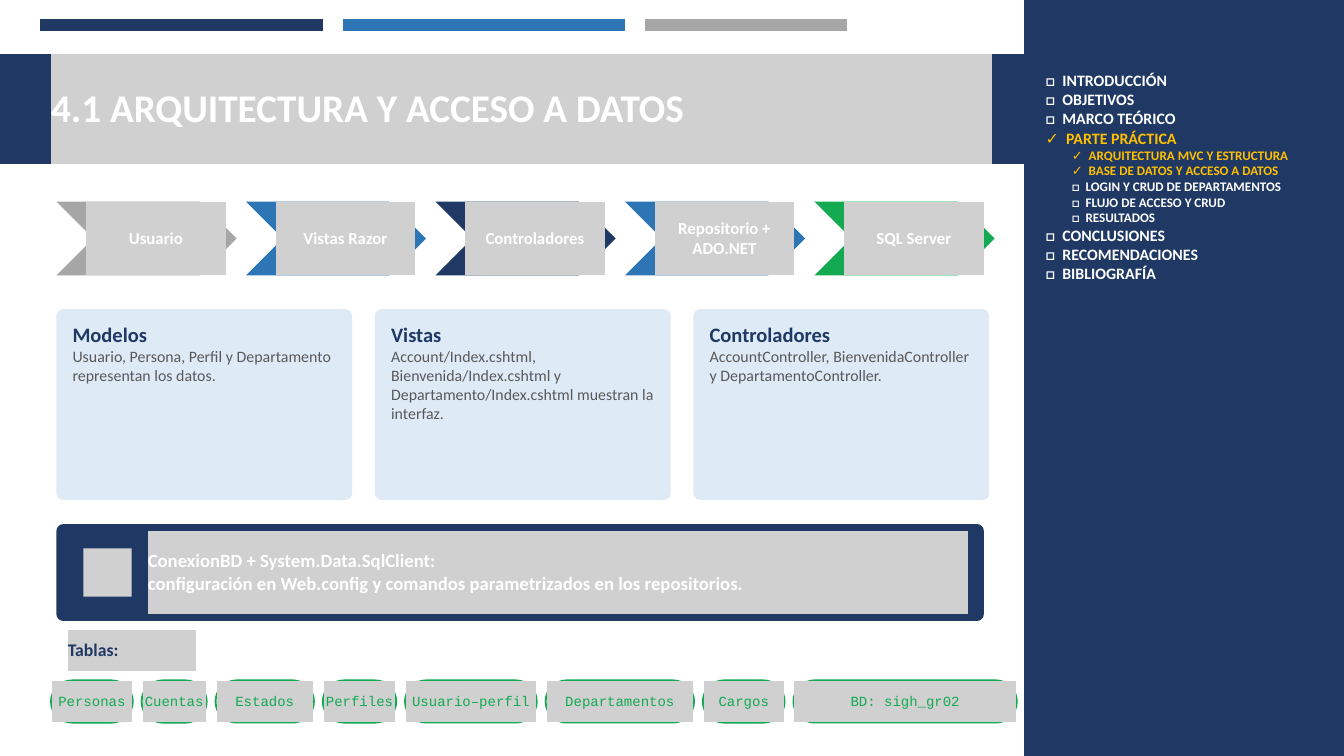
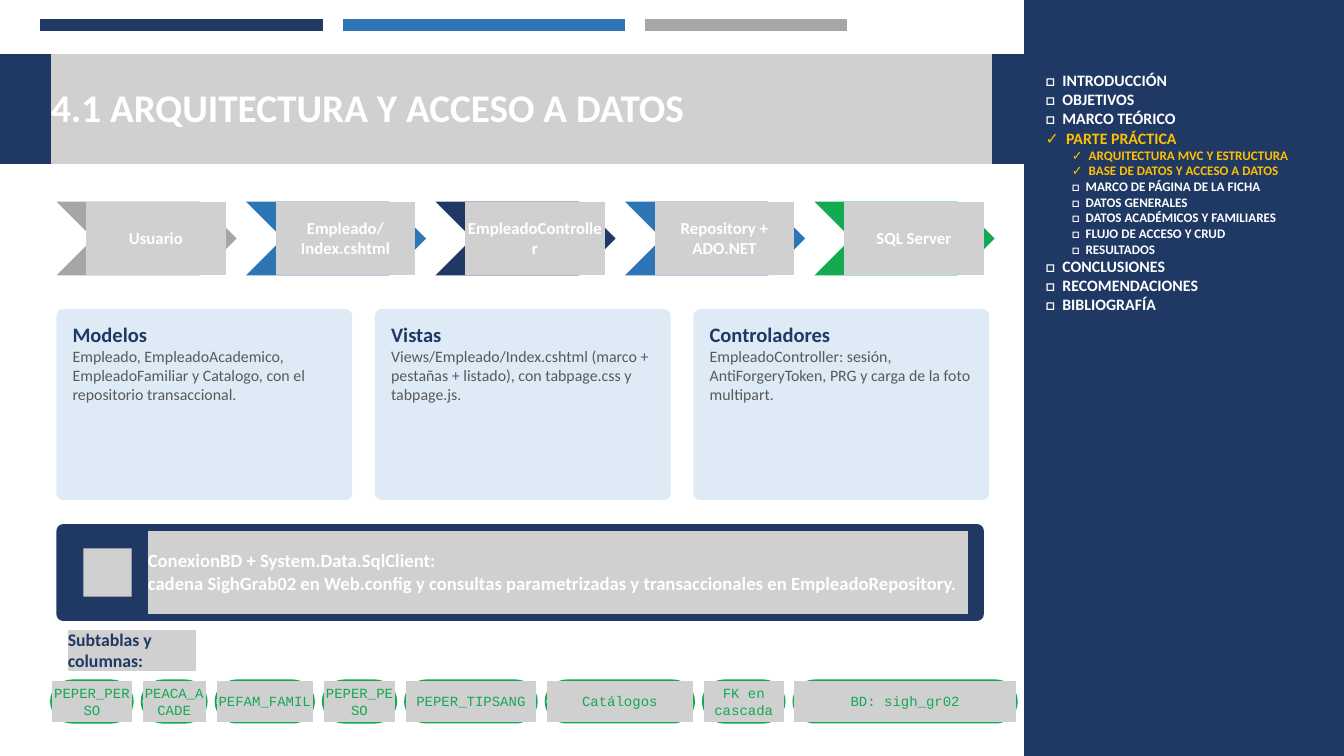
Before and after one commit to Josue-Chango/SIDH_GR02, a slide deck: slide 5 of DOTNET/TABPAGE/02. DOCUMENTACION/TABPAGE_DOTNET_SQL_GR02.pptx. Drawn at 1344x756 pixels with LibreOffice and Linux fonts; fonts in the diff are those of the drawing; grey boxes stand for pictures. Boxes give left, top, right and bottom in pixels: in the first picture for what was removed or moved away, otherwise in the second. Text is boxed around its words. In the diff, an @@ line names an element or a change of style, - is before the commit and + after.

Commit message:
presentacion tabpage

```diff
--- a/DOTNET/TABPAGE/02. DOCUMENTACION/TABPAGE_DOTNET_SQL_GR02.pptx
+++ b/DOTNET/TABPAGE/02. DOCUMENTACION/TABPAGE_DOTNET_SQL_GR02.pptx
@@ text at (1086, 180, 1276, 222): text changed @@
-□ LOGIN Y CRUD DE DEPARTAMENTOS
+□ MARCO DE PÁGINA DE LA FICHA
+□ DATOS GENERALES
+□ DATOS ACADÉMICOS Y FAMILIARES
@@ text at (301, 223, 390, 254): text changed @@
-Vistas Razor
+Empleado/Index.cshtml
@@ text at (486, 233, 585, 244): text changed @@
-Controladores
+EmpleadoController
@@ text at (681, 223, 756, 254): text changed @@
-Repositorio + ADO.NET
+Repository + ADO.NET
@@ text at (73, 351, 305, 403): text changed @@
-Usuario, Persona, Perfil y Departamento representan los datos.
+Empleado, EmpleadoAcademico, EmpleadoFamiliar y Catalogo, con el repositorio transaccional.
@@ text at (391, 351, 637, 403): text changed @@
-Account/Index.cshtml, Bienvenida/Index.cshtml y Departamento/Index.cshtml muestran la interfaz.
+Views/Empleado/Index.cshtml (marco + pestañas + listado), con tabpage.css y tabpage.js.
@@ text at (710, 351, 970, 403): text changed @@
-AccountController, BienvenidaController y DepartamentoController.
+EmpleadoController: sesión, AntiForgeryToken, PRG y carga de la foto multipart.
@@ text at (148, 577, 956, 593): text changed @@
-configuración en Web.config y comandos parametrizados en los repositorios.
+cadena SighGrab02 en Web.config y consultas parametrizadas y transaccionales en EmpleadoRepository.
@@ text at (68, 633, 151, 672): text changed @@
-Tablas:
+Subtablas y columnas:
@@ text at (54, 688, 130, 700): text changed @@
-Personas
+PEPER_PERSO
@@ text at (145, 688, 204, 700): text changed @@
-Cuentas
+PEACA_ACADE
@@ text at (326, 688, 393, 700): text changed @@
-Perfiles
+PEPER_PESO
@@ text at (714, 688, 773, 715): text changed @@
-Cargos
+FK en cascada
@@ text at (219, 696, 311, 708): text changed @@
-Estados
+PEFAM_FAMIL
@@ text at (416, 696, 525, 708): text changed @@
-Usuario–perfil
+PEPER_TIPSANG
@@ text at (582, 696, 658, 709): text changed @@
-Departamentos
+Catálogos
```
Also in this commit, not shown: 9 other slides changed, 1 slide added.
